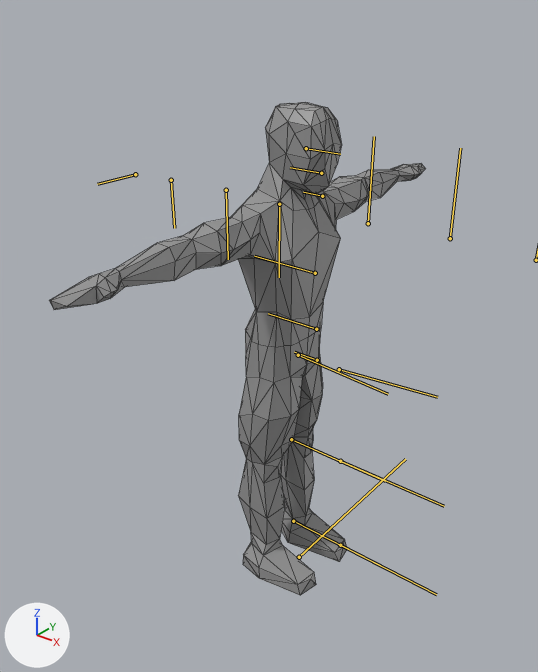
Before and after pictures for a commit that changed the FBX model Candles/Assets/Imports/Player.fbx.
One viewpoint serves both versions: a 50 mm camera at (0.0141, -0.0197, 0.022) aimed at (-0.0005, -0.0014, 0.0107). Lighting does not change. The marker at lower left points along +X, +Y and +Z. Both versions are drawn at frame 2 of the action 'Default Take'; the numbers are the values there. The bones that bend it are drawn over the model as lines. Mesh edges are drawn as thin lines.
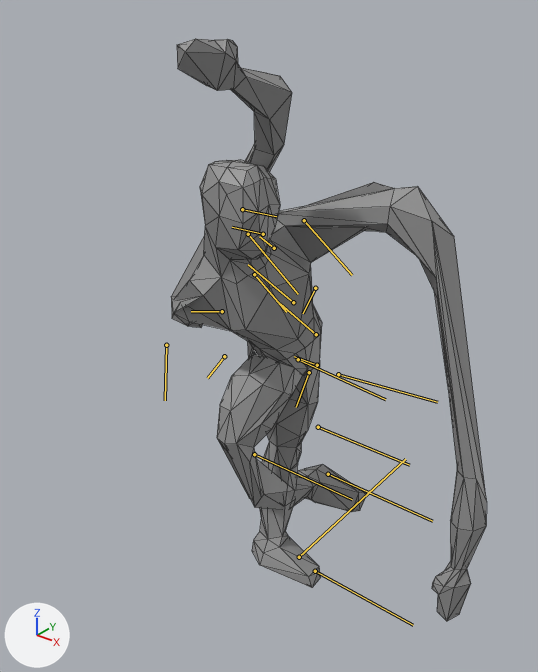
The change in detail:
Bone 'Pelvis' (bone_pelvis) moves from (0.0, 0.0, 0.0) to (-0.021, 0.0, 0.002).
Bone 'Stomach' (bone_stomach) turns from (0, 0, 0) to (-19, -35, 0) degrees about its own x, y and z.
Bone 'Head' (bone_head) turns from (0, 0, 0) to (23, 33, 13) degrees about its own x, y and z.
Bone 'UpperArm_l' (bone_upperarm_l) turns from (0, 0, 0) to (43, -40, -74) degrees about its own x, y and z.
Bone 'LowerArm_l' (bone_lowerarm_l) turns from (0, 0, 0) to (0, -85, 0) degrees about its own x, y and z.
Bone 'UpperArm_r' (bone_upperarm_r) turns from (0, 0, 0) to (0, 50, 70) degrees about its own x, y and z.
Bone 'LowerArm_r' (bone_lowerarm_r) turns from (0, 0, 0) to (0, -105, 0) degrees about its own x, y and z.
Bone 'UpperLeg_l' (bone_upperleg_l) turns from (0, 0, 0) to (-1, -12, 0) degrees about its own x, y and z.
Bone 'UpperLeg_r' (bone_upperleg_r) turns from (0, 0, 0) to (3, -36, -1) degrees about its own x, y and z.
Bone 'LowerLeg_r' (bone_lowerleg_r) turns from (0, 0, 0) to (1, 110, 1) degrees about its own x, y and z.

Boxes (x1, y1, x2, y2) around the edits, measured in the pictures (538 x 672 px):
'Mesh', posed (16% narrower, 18% taller): before (49, 102, 426, 595); after (171, 39, 487, 621)
bone 'Pelvis', root to tip: before (317, 360) to (294, 352); after (317, 365) to (294, 356)
bone 'Stomach', root to tip: before (316, 329) to (268, 313); after (316, 334) to (280, 303)
bone 'Head', root to tip: before (321, 173) to (290, 167); after (263, 234) to (232, 227)
bone 'UpperArm_l', root to tip: before (368, 223) to (374, 136); after (315, 288) to (303, 313)
bone 'LowerArm_l', root to tip: before (450, 238) to (460, 148); after (309, 372) to (296, 407)
bone 'UpperArm_r', root to tip: before (279, 204) to (279, 277); after (248, 234) to (298, 294)
bone 'LowerArm_r', root to tip: before (226, 190) to (228, 259); after (304, 220) to (352, 275)
bone 'UpperLeg_l', root to tip: before (339, 369) to (437, 397); after (338, 374) to (437, 402)
bone 'UpperLeg_r', root to tip: before (298, 355) to (388, 394); after (298, 359) to (385, 399)
bone 'LowerLeg_r', root to tip: before (291, 439) to (385, 481); after (254, 454) to (352, 499)
